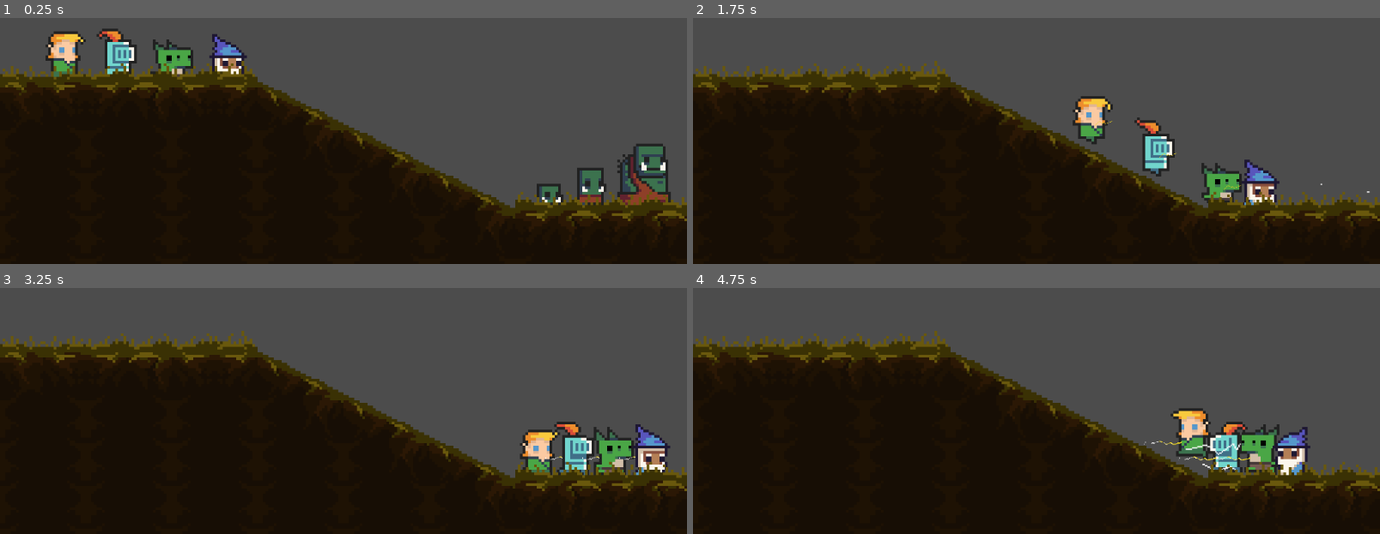
Above: before the commit, frames 1-4 (two rows, left to right).
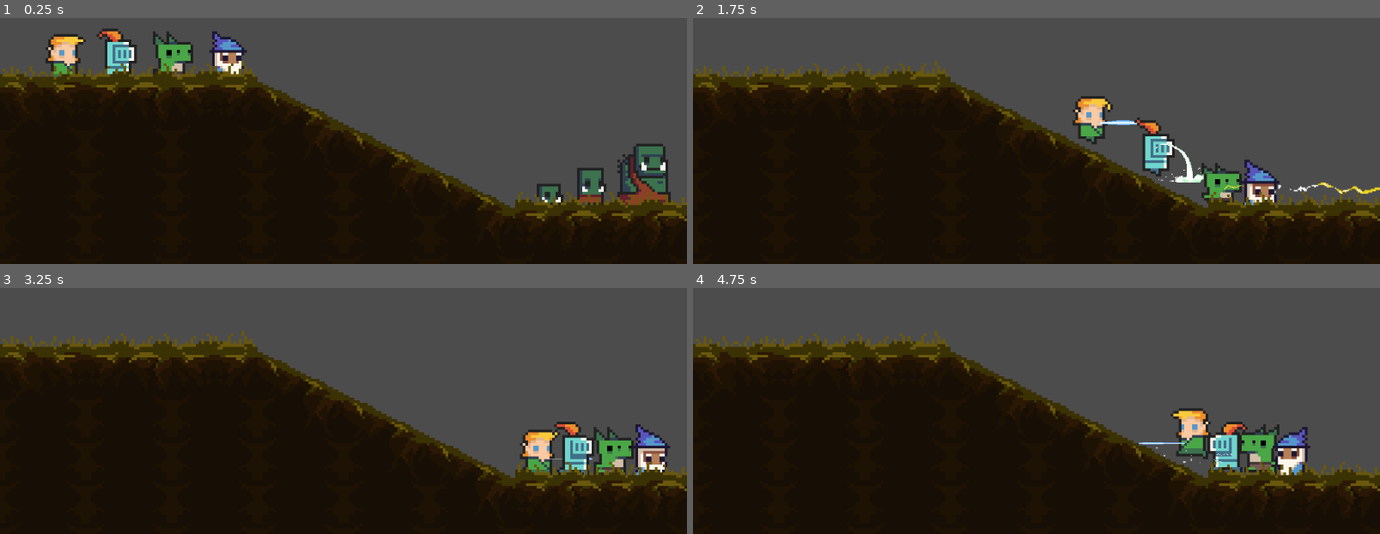
Above: after the commit, the same moments.

Repository: giordanorn/tfgoe
Game: Godot game, scene res://Levels/Test.tscn
The game is run twice, just before and just after one commit, with the same random seed, the same clock (stepped at 60 frames per second) and the same inputs.
Inputs:
- Up to frame 1 (0.25 s): no input
- Up to frame 2 (1.75 s): tap Enter (ui_accept) at 0.5, 0.77, 1.52 s; hold Right (ui_right) from 0.53 s (still down)
- Up to frame 3 (3.25 s): release Right (ui_right) at 2.03 s; hold Left (ui_left) 2.03-2.78 s; hold Right (ui_right) from 2.78 s (still down); tap Enter (ui_accept) at 3.02 s
- Up to frame 4 (4.75 s): tap Enter (ui_accept) at 3.77, 4.52 s; release Right (ui_right) at 4.28 s; hold Left (ui_left) from 4.28 s (still down)

The runs differ from the first frame. In frame 1, 1.3% of the frame differs, in the area x 6-36%, y 5-25%; in frame 2, 0.5%; in frame 3, less than 0.1%; in frame 4, 0.3%.

Commit message:
Animações de ataque dos outros players (exceto lagarto) adicionadas
Script de ataque também foi alterado para mudar a orientação da animação de acordo com a posição do jogador

Diff:
--- a/Objects/Players/Elf.tscn
+++ b/Objects/Players/Elf.tscn
@@ -5,11 +5,11 @@
 [ext_resource path="res://Sprites/Characters/Bodies/elf_m_idle_anim_f1.png" type="Texture" id=3]
 [ext_resource path="res://Sprites/Characters/Bodies/elf_m_idle_anim_f2.png" type="Texture" id=4]
 [ext_resource path="res://Sprites/Characters/Bodies/elf_m_idle_anim_f3.png" type="Texture" id=5]
-[ext_resource path="res://Sprites/Characters/Bodies/elf_m_hit_anim_f0.png" type="Texture" id=6]
-[ext_resource path="res://Sprites/Characters/Bodies/elf_m_run_anim_f0.png" type="Texture" id=7]
-[ext_resource path="res://Sprites/Characters/Bodies/elf_m_run_anim_f1.png" type="Texture" id=8]
-[ext_resource path="res://Sprites/Characters/Bodies/elf_m_run_anim_f2.png" type="Texture" id=9]
-[ext_resource path="res://Sprites/Characters/Bodies/elf_m_run_anim_f3.png" type="Texture" id=10]
+[ext_resource path="res://Sprites/Characters/Bodies/elf_m_run_anim_f0.png" type="Texture" id=6]
+[ext_resource path="res://Sprites/Characters/Bodies/elf_m_run_anim_f1.png" type="Texture" id=7]
+[ext_resource path="res://Sprites/Characters/Bodies/elf_m_run_anim_f2.png" type="Texture" id=8]
+[ext_resource path="res://Sprites/Characters/Bodies/elf_m_run_anim_f3.png" type="Texture" id=9]
+[ext_resource path="res://Sprites/Characters/Bodies/elf_m_hit_anim_f0.png" type="Texture" id=10]
 [ext_resource path="res://Utils/KeyboardMovement.tscn" type="PackedScene" id=11]
 [ext_resource path="res://Utils/Health.tscn" type="PackedScene" id=12]
 [ext_resource path="res://Utils/FrontAttack.tscn" type="PackedScene" id=13]
@@ -24,21 +24,21 @@
 "name": "idle",
 "speed": 10.0
 }, {
-"frames": [ ExtResource( 6 ), ExtResource( 6 ), ExtResource( 6 ), ExtResource( 6 ) ],
+"frames": [ ExtResource( 6 ), ExtResource( 7 ), ExtResource( 8 ), ExtResource( 9 ) ],
+"loop": true,
+"name": "run",
+"speed": 10.0
+}, {
+"frames": [ ExtResource( 10 ), ExtResource( 10 ), ExtResource( 10 ), ExtResource( 10 ) ],
 "loop": true,
 "name": "hit",
-"speed": 10.0
-}, {
-"frames": [ ExtResource( 7 ), ExtResource( 8 ), ExtResource( 9 ), ExtResource( 10 ) ],
-"loop": true,
-"name": "run",
 "speed": 10.0
 } ]
 
 [node name="Elf" type="KinematicBody2D" groups=[
 "character",
+"player",
 "elf",
-"player",
 ]]
 script = ExtResource( 1 )
 nickname = "Elf"
@@ -50,7 +50,7 @@
 [node name="AnimatedSprite" type="AnimatedSprite" parent="."]
 frames = SubResource( 2 )
 animation = "idle"
-frame = 2
+frame = 3
 playing = true
 offset = Vector2( 0, -6 )
 
@@ -59,3 +59,9 @@
 [node name="Health" parent="." instance=ExtResource( 12 )]
 
 [node name="FrontAttack" parent="." instance=ExtResource( 13 )]
+
+[node name="AnimatedSprite" parent="FrontAttack/HitArea" index="1"]
+animation = "ElfBaseAttack"
+frame = 4
+
+[editable path="FrontAttack"]
--- a/Objects/Players/Knight.tscn
+++ b/Objects/Players/Knight.tscn
@@ -1,18 +1,35 @@
-[gd_scene load_steps=16 format=2]
+[gd_scene load_steps=34 format=2]
 
 [ext_resource path="res://Scripts/Character.gd" type="Script" id=1]
 [ext_resource path="res://Sprites/Characters/Bodies/knight_m_idle_anim_f0.png" type="Texture" id=2]
 [ext_resource path="res://Sprites/Characters/Bodies/knight_m_idle_anim_f1.png" type="Texture" id=3]
 [ext_resource path="res://Sprites/Characters/Bodies/knight_m_idle_anim_f2.png" type="Texture" id=4]
 [ext_resource path="res://Sprites/Characters/Bodies/knight_m_idle_anim_f3.png" type="Texture" id=5]
-[ext_resource path="res://Sprites/Characters/Bodies/knight_m_hit_anim_f0.png" type="Texture" id=6]
-[ext_resource path="res://Sprites/Characters/Bodies/knight_m_run_anim_f0.png" type="Texture" id=7]
-[ext_resource path="res://Sprites/Characters/Bodies/knight_m_run_anim_f1.png" type="Texture" id=8]
-[ext_resource path="res://Sprites/Characters/Bodies/knight_m_run_anim_f2.png" type="Texture" id=9]
-[ext_resource path="res://Sprites/Characters/Bodies/knight_m_run_anim_f3.png" type="Texture" id=10]
+[ext_resource path="res://Sprites/Characters/Bodies/knight_m_run_anim_f0.png" type="Texture" id=6]
+[ext_resource path="res://Sprites/Characters/Bodies/knight_m_run_anim_f1.png" type="Texture" id=7]
+[ext_resource path="res://Sprites/Characters/Bodies/knight_m_run_anim_f2.png" type="Texture" id=8]
+[ext_resource path="res://Sprites/Characters/Bodies/knight_m_run_anim_f3.png" type="Texture" id=9]
+[ext_resource path="res://Sprites/Characters/Bodies/knight_m_hit_anim_f0.png" type="Texture" id=10]
 [ext_resource path="res://Utils/KeyboardMovement.tscn" type="PackedScene" id=11]
 [ext_resource path="res://Utils/Health.tscn" type="PackedScene" id=12]
 [ext_resource path="res://Utils/FrontAttack.tscn" type="PackedScene" id=13]
+[ext_resource path="res://Sprites/Characters/Attacks/LightningAttack/tile000.png" type="Texture" id=14]
+[ext_resource path="res://Sprites/Characters/Attacks/LightningAttack/tile001.png" type="Texture" id=15]
+[ext_resource path="res://Sprites/Characters/Attacks/LightningAttack/tile002.png" type="Texture" id=16]
+[ext_resource path="res://Sprites/Characters/Attacks/LightningAttack/tile003.png" type="Texture" id=17]
+[ext_resource path="res://Sprites/Characters/Attacks/LightningAttack/tile004.png" type="Texture" id=18]
+[ext_resource path="res://Sprites/Characters/Attacks/LightningAttack/tile005.png" type="Texture" id=19]
+[ext_resource path="res://Sprites/Characters/Attacks/LightningAttack/tile006.png" type="Texture" id=20]
+[ext_resource path="res://Sprites/Characters/Attacks/StabAttack/tile000.png" type="Texture" id=21]
+[ext_resource path="res://Sprites/Characters/Attacks/StabAttack/tile001.png" type="Texture" id=22]
+[ext_resource path="res://Sprites/Characters/Attacks/StabAttack/tile002.png" type="Texture" id=23]
+[ext_resource path="res://Sprites/Characters/Attacks/StabAttack/tile003.png" type="Texture" id=24]
+[ext_resource path="res://Sprites/Characters/Attacks/StabAttack/tile004.png" type="Texture" id=25]
+[ext_resource path="res://Sprites/Characters/Attacks/StabAttack/tile005.png" type="Texture" id=26]
+[ext_resource path="res://Sprites/Characters/Attacks/SmiteAttack/A200-1.png" type="Texture" id=27]
+[ext_resource path="res://Sprites/Characters/Attacks/SmiteAttack/A200-2.png" type="Texture" id=28]
+[ext_resource path="res://Sprites/Characters/Attacks/SmiteAttack/A200-3.png" type="Texture" id=29]
+[ext_resource path="res://Sprites/Characters/Attacks/SmiteAttack/A200-4.png" type="Texture" id=30]
 
 [sub_resource type="RectangleShape2D" id=1]
 extents = Vector2( 6, 9 )
@@ -24,21 +41,39 @@
 "name": "idle",
 "speed": 10.0
 }, {
-"frames": [ ExtResource( 6 ) ],
+"frames": [ ExtResource( 6 ), ExtResource( 7 ), ExtResource( 8 ), ExtResource( 9 ) ],
+"loop": true,
+"name": "run",
+"speed": 10.0
+}, {
+"frames": [ ExtResource( 10 ) ],
 "loop": true,
 "name": "hit",
 "speed": 10.0
+} ]
+
+[sub_resource type="SpriteFrames" id=3]
+animations = [ {
+"frames": [ ExtResource( 14 ), ExtResource( 15 ), ExtResource( 16 ), ExtResource( 17 ), ExtResource( 18 ), ExtResource( 19 ), ExtResource( 20 ) ],
+"loop": true,
+"name": "WizBaseAttack",
+"speed": 15.0
 }, {
-"frames": [ ExtResource( 7 ), ExtResource( 8 ), ExtResource( 9 ), ExtResource( 10 ) ],
+"frames": [ ExtResource( 21 ), ExtResource( 22 ), ExtResource( 23 ), ExtResource( 24 ), ExtResource( 25 ), ExtResource( 26 ) ],
 "loop": true,
-"name": "run",
+"name": "ElfBaseAttack",
+"speed": 10.0
+}, {
+"frames": [ ExtResource( 27 ), ExtResource( 28 ), ExtResource( 29 ), ExtResource( 30 ) ],
+"loop": true,
+"name": "KnightBaseAttack",
 "speed": 10.0
 } ]
 
 [node name="Knight" type="KinematicBody2D" groups=[
 "character",
+"knight",
 "player",
-"knight",
 ]]
 script = ExtResource( 1 )
 nickname = "Knight"
@@ -59,3 +94,11 @@
 [node name="Health" parent="." instance=ExtResource( 12 )]
 
 [node name="FrontAttack" parent="." instance=ExtResource( 13 )]
+
+[node name="AnimatedSprite" parent="FrontAttack/HitArea" index="1"]
+scale = Vector2( 0.04, 0.04 )
+frames = SubResource( 3 )
+animation = "KnightBaseAttack"
+frame = 0
+
+[editable path="FrontAttack"]
--- a/Objects/Players/Lizard.tscn
+++ b/Objects/Players/Lizard.tscn
@@ -5,11 +5,11 @@
 [ext_resource path="res://Sprites/Characters/Bodies/lizard_m_idle_anim_f1.png" type="Texture" id=3]
 [ext_resource path="res://Sprites/Characters/Bodies/lizard_m_idle_anim_f2.png" type="Texture" id=4]
 [ext_resource path="res://Sprites/Characters/Bodies/lizard_m_idle_anim_f3.png" type="Texture" id=5]
-[ext_resource path="res://Sprites/Characters/Bodies/lizard_m_hit_anim_f0.png" type="Texture" id=6]
-[ext_resource path="res://Sprites/Characters/Bodies/lizard_m_run_anim_f0.png" type="Texture" id=7]
-[ext_resource path="res://Sprites/Characters/Bodies/lizard_m_run_anim_f1.png" type="Texture" id=8]
-[ext_resource path="res://Sprites/Characters/Bodies/lizard_m_run_anim_f2.png" type="Texture" id=9]
-[ext_resource path="res://Sprites/Characters/Bodies/lizard_m_run_anim_f3.png" type="Texture" id=10]
+[ext_resource path="res://Sprites/Characters/Bodies/lizard_m_run_anim_f0.png" type="Texture" id=6]
+[ext_resource path="res://Sprites/Characters/Bodies/lizard_m_run_anim_f1.png" type="Texture" id=7]
+[ext_resource path="res://Sprites/Characters/Bodies/lizard_m_run_anim_f2.png" type="Texture" id=8]
+[ext_resource path="res://Sprites/Characters/Bodies/lizard_m_run_anim_f3.png" type="Texture" id=9]
+[ext_resource path="res://Sprites/Characters/Bodies/lizard_m_hit_anim_f0.png" type="Texture" id=10]
 [ext_resource path="res://Utils/KeyboardMovement.tscn" type="PackedScene" id=11]
 [ext_resource path="res://Utils/Health.tscn" type="PackedScene" id=12]
 [ext_resource path="res://Utils/FrontAttack.tscn" type="PackedScene" id=13]
@@ -24,14 +24,14 @@
 "name": "idle",
 "speed": 10.0
 }, {
-"frames": [ ExtResource( 6 ) ],
+"frames": [ ExtResource( 6 ), ExtResource( 7 ), ExtResource( 8 ), ExtResource( 9 ) ],
+"loop": true,
+"name": "run",
+"speed": 10.0
+}, {
+"frames": [ ExtResource( 10 ) ],
 "loop": true,
 "name": "hit",
-"speed": 10.0
-}, {
-"frames": [ ExtResource( 7 ), ExtResource( 8 ), ExtResource( 9 ), ExtResource( 10 ) ],
-"loop": true,
-"name": "run",
 "speed": 10.0
 } ]
 
@@ -51,6 +51,7 @@
 position = Vector2( 0, -6 )
 frames = SubResource( 2 )
 animation = "idle"
+frame = 3
 playing = true
 
 [node name="Movement" parent="." instance=ExtResource( 11 )]
--- a/Objects/Players/Wizard.tscn
+++ b/Objects/Players/Wizard.tscn
@@ -5,11 +5,11 @@
 [ext_resource path="res://Sprites/Characters/Bodies/wizzard_m_idle_anim_f1.png" type="Texture" id=3]
 [ext_resource path="res://Sprites/Characters/Bodies/wizzard_m_idle_anim_f2.png" type="Texture" id=4]
 [ext_resource path="res://Sprites/Characters/Bodies/wizzard_m_idle_anim_f3.png" type="Texture" id=5]
-[ext_resource path="res://Sprites/Characters/Bodies/wizzard_m_hit_anim_f0.png" type="Texture" id=6]
-[ext_resource path="res://Sprites/Characters/Bodies/wizzard_m_run_anim_f0.png" type="Texture" id=7]
-[ext_resource path="res://Sprites/Characters/Bodies/wizzard_m_run_anim_f1.png" type="Texture" id=8]
-[ext_resource path="res://Sprites/Characters/Bodies/wizzard_m_run_anim_f2.png" type="Texture" id=9]
-[ext_resource path="res://Sprites/Characters/Bodies/wizzard_m_run_anim_f3.png" type="Texture" id=10]
+[ext_resource path="res://Sprites/Characters/Bodies/wizzard_m_run_anim_f0.png" type="Texture" id=6]
+[ext_resource path="res://Sprites/Characters/Bodies/wizzard_m_run_anim_f1.png" type="Texture" id=7]
+[ext_resource path="res://Sprites/Characters/Bodies/wizzard_m_run_anim_f2.png" type="Texture" id=8]
+[ext_resource path="res://Sprites/Characters/Bodies/wizzard_m_run_anim_f3.png" type="Texture" id=9]
+[ext_resource path="res://Sprites/Characters/Bodies/wizzard_m_hit_anim_f0.png" type="Texture" id=10]
 [ext_resource path="res://Utils/KeyboardMovement.tscn" type="PackedScene" id=11]
 [ext_resource path="res://Utils/Health.tscn" type="PackedScene" id=12]
 [ext_resource path="res://Utils/FrontAttack.tscn" type="PackedScene" id=13]
@@ -24,14 +24,14 @@
 "name": "idle",
 "speed": 10.0
 }, {
-"frames": [ ExtResource( 6 ) ],
+"frames": [ ExtResource( 6 ), ExtResource( 7 ), ExtResource( 8 ), ExtResource( 9 ) ],
+"loop": true,
+"name": "run",
+"speed": 10.0
+}, {
+"frames": [ ExtResource( 10 ) ],
 "loop": true,
 "name": "hit",
-"speed": 10.0
-}, {
-"frames": [ ExtResource( 7 ), ExtResource( 8 ), ExtResource( 9 ), ExtResource( 10 ) ],
-"loop": true,
-"name": "run",
 "speed": 10.0
 } ]
 
@@ -51,6 +51,7 @@
 position = Vector2( 0, -6 )
 frames = SubResource( 2 )
 animation = "idle"
+frame = 2
 playing = true
 
 [node name="Movement" parent="." instance=ExtResource( 11 )]
@@ -64,6 +65,6 @@
 
 [node name="AnimatedSprite" parent="FrontAttack/HitArea" index="1"]
 scale = Vector2( 0.24, 0.24 )
-frame = 0
+frame = 4
 
 [editable path="FrontAttack"]
--- a/Scripts/Attack/Attack.gd
+++ b/Scripts/Attack/Attack.gd
@@ -21,9 +21,11 @@
 
 	if character.is_facing_left():
 		hit_area.position=Vector2(-shape.radius*area_size.x,0)
+		$HitArea/AnimatedSprite.flip_h=true
 		print()
 	elif character.is_facing_right():
 		hit_area.position=Vector2(shape.radius*area_size.x,0)
+		$HitArea/AnimatedSprite.flip_h=false
 	$AnimationCooldown.start(animation_time)
 
 func stop_attacking():
--- a/Utils/FrontAttack.tscn
+++ b/Utils/FrontAttack.tscn
@@ -14,6 +14,10 @@
 [ext_resource path="res://Sprites/Characters/Attacks/StabAttack/tile003.png" type="Texture" id=12]
 [ext_resource path="res://Sprites/Characters/Attacks/StabAttack/tile004.png" type="Texture" id=13]
 [ext_resource path="res://Sprites/Characters/Attacks/StabAttack/tile005.png" type="Texture" id=14]
+[ext_resource path="res://Sprites/Characters/Attacks/SmiteAttack/A200-1.png" type="Texture" id=15]
+[ext_resource path="res://Sprites/Characters/Attacks/SmiteAttack/A200-2.png" type="Texture" id=16]
+[ext_resource path="res://Sprites/Characters/Attacks/SmiteAttack/A200-3.png" type="Texture" id=17]
+[ext_resource path="res://Sprites/Characters/Attacks/SmiteAttack/A200-4.png" type="Texture" id=18]
 
 [sub_resource type="CircleShape2D" id=1]
 
@@ -27,6 +31,11 @@
 "frames": [ ExtResource( 9 ), ExtResource( 10 ), ExtResource( 11 ), ExtResource( 12 ), ExtResource( 13 ), ExtResource( 14 ) ],
 "loop": true,
 "name": "ElfBaseAttack",
+"speed": 10.0
+}, {
+"frames": [ ExtResource( 15 ), ExtResource( 16 ), ExtResource( 17 ), ExtResource( 18 ) ],
+"loop": true,
+"name": "KnightBaseAttack",
 "speed": 10.0
 } ]
 
@@ -45,7 +54,7 @@
 scale = Vector2( 0.08, 0.08 )
 frames = SubResource( 2 )
 animation = "WizBaseAttack"
-frame = 1
+frame = 2
 playing = true
 
 [node name="AttackCooldown" type="Timer" parent="."]
Binary file added: Sprites/Characters/Attacks/SmiteAttack/A200-1.png
Not shown, added: Sprites/Characters/Attacks/SmiteAttack/A200-1.png.import
Binary file added: Sprites/Characters/Attacks/SmiteAttack/A200-2.png
Not shown, added: Sprites/Characters/Attacks/SmiteAttack/A200-2.png.import
Binary file added: Sprites/Characters/Attacks/SmiteAttack/A200-3.png
Not shown, added: Sprites/Characters/Attacks/SmiteAttack/A200-3.png.import
Binary file added: Sprites/Characters/Attacks/SmiteAttack/A200-4.png
Not shown, added: Sprites/Characters/Attacks/SmiteAttack/A200-4.png.import
Not shown: 1 places in Utils/FrontAttack.tscn that only renumber resources
